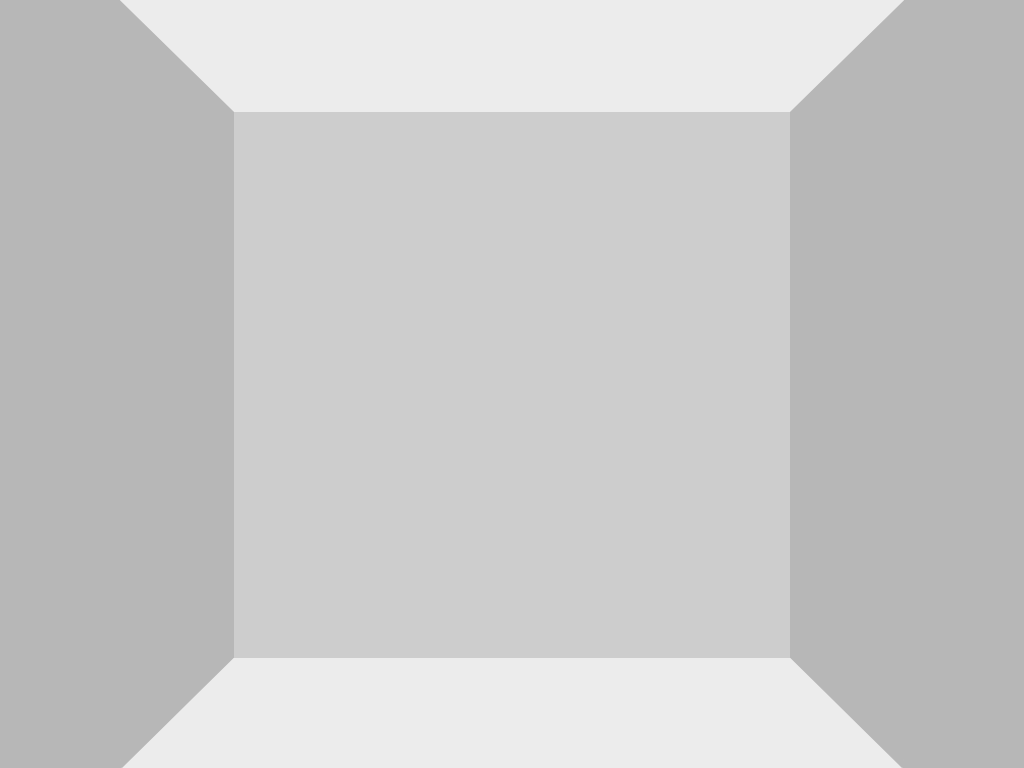
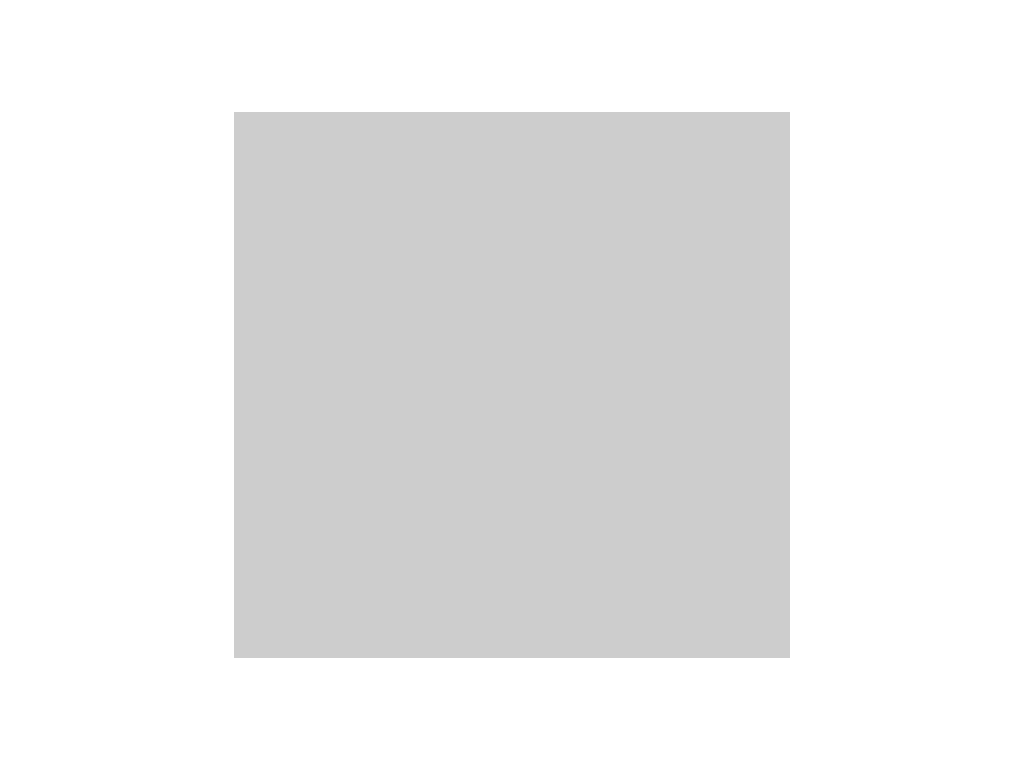
Comparing the layer stacks of the two 1024×768 images. Changes:
renamed "1,1" to "1,0", hid the group it (2 layers) over [790, 0, 1024, 768]
renamed "-1,1" to "-1,0", hid the group it (2 layers) over [0, 0, 234, 768]
renamed "1,2" to "1,1", hid the group it (2 layers) over [790, 112, 1024, 658]
renamed "2,2" to "2,1", hid the group it (2 layers) over [960, 206, 1024, 563]
renamed "-1,2" to "-1,1", hid the group it (2 layers) over [0, 112, 234, 658]
renamed "-2,2" to "-2,1", hid the group it (2 layers) over [0, 206, 64, 563]
renamed "1,3" to "1,2", hid the group it (2 layers) over [790, 228, 960, 541]
renamed "2,3" to "2,2", hid the group it (2 layers) over [790, 228, 1024, 541]
renamed "-1,3" to "-1,2", hid the group it (2 layers) over [64, 228, 234, 541]
renamed "-2,3" to "-2,2", hid the group it (2 layers) over [0, 228, 234, 541]
renamed "1,4" to "1,3", hid the group it (2 layers) over [790, 287, 791, 482]
renamed "2,4" to "2,3", hid the group it (2 layers) over [790, 288, 1024, 481]
renamed "-1,4" to "-1,3", hid the group it (2 layers) over [233, 287, 234, 482]
renamed "-2,4" to "-2,3", hid the group it (2 layers) over [0, 288, 234, 481]
hid "BG Color" over [0, 0, 1024, 768]
